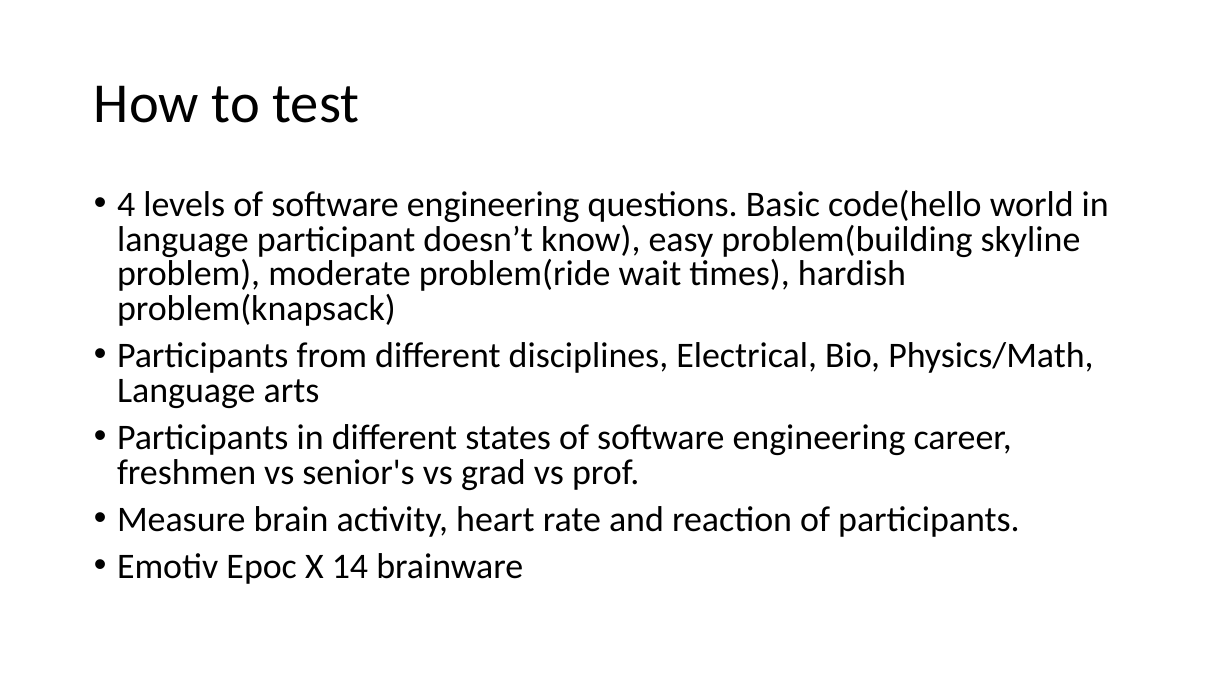
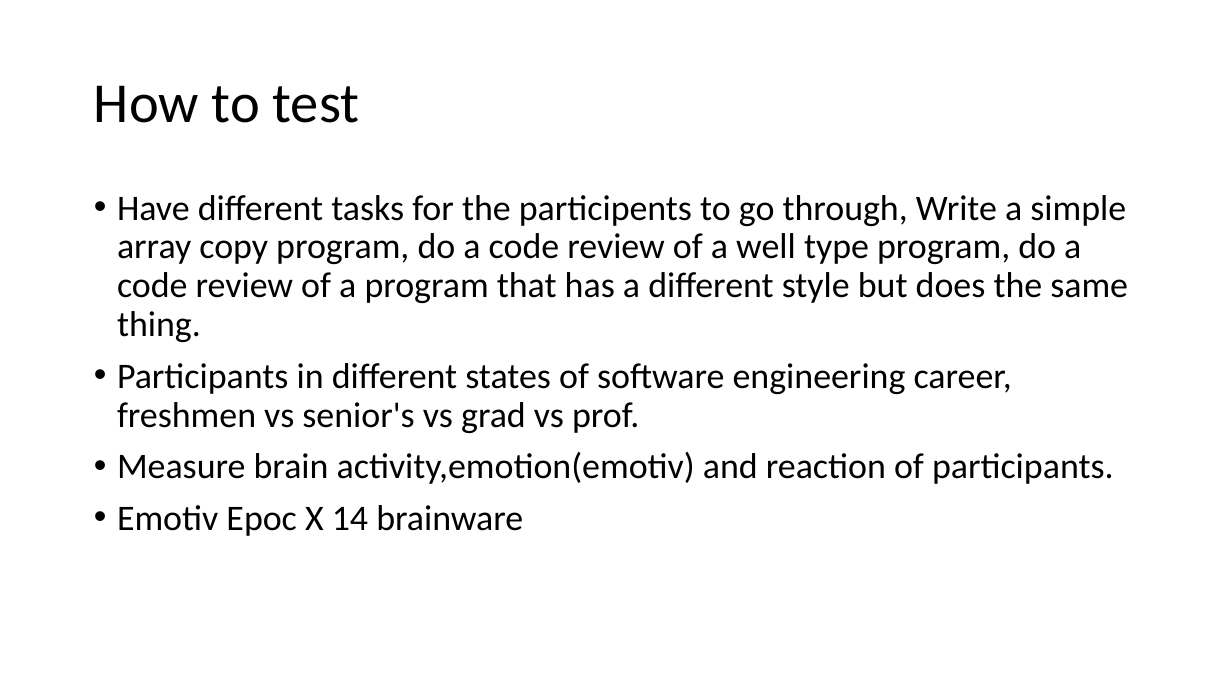
Before and after one commit to nauticalmonkey/CalPolyThesis, a slide deck: slide 5 of Thesis Idea.pptx (slide 6 before the commit). Drawn at 1232x693 pixels with LibreOffice and Linux fonts; fonts in the diff are those of the drawing. Boxes give left, top, right and bottom in pixels: in the first picture for what was removed or moved away, otherwise in the second. Text is boxed around its words. In the diff, an @@ line names an element or a change of style, - is before the commit and + after.

Commit message:
style and flaire

```diff
--- a/Thesis Idea.pptx
+++ b/Thesis Idea.pptx
@@ text at (117, 195, 1128, 342): text changed @@
-• 4 levels of software engineering questions. Basic code(hello world in language participant doesn’t know), easy problem(building skyline problem), moderate problem(ride wait times), hardish problem(knapsack)
-• Participants from different disciplines, Electrical, Bio, Physics/Math, Language arts
+• Have different tasks for the participents to go through, Write a simple array copy program, do a code review of a well type program, do a code review of a program that has a different style but does the same thing.
@@ text at (117, 363, 1012, 536): line spacing 0.8 to 0.9 @@
@@ text at (117, 452, 1114, 484): text changed @@
-• Measure brain activity, heart rate and reaction of participants.
+• Measure brain activity,emotion(emotiv) and reaction of participants.
```
Also in this commit, not shown: 1 other slide changed, 2 slides removed.
